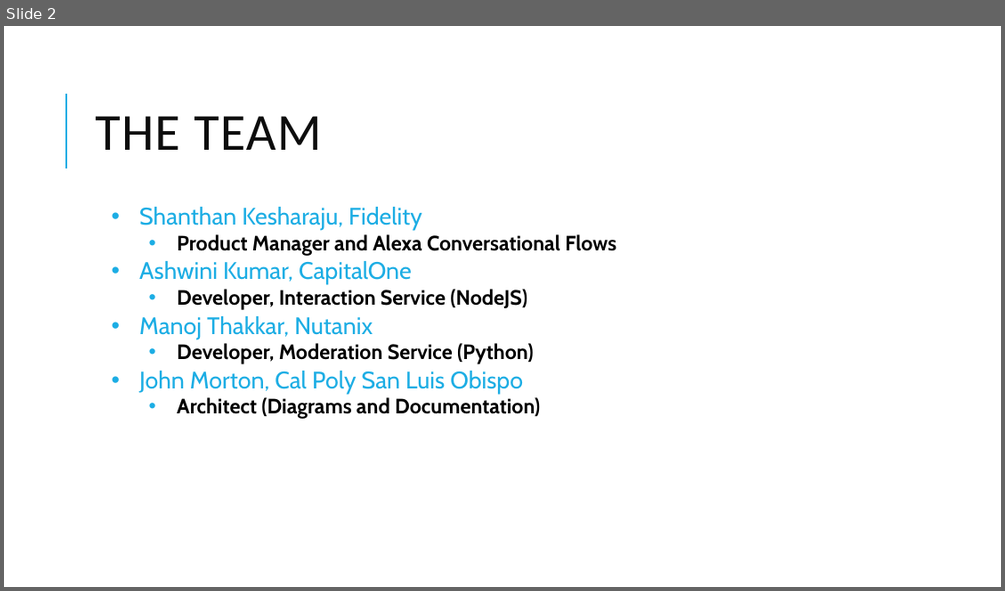
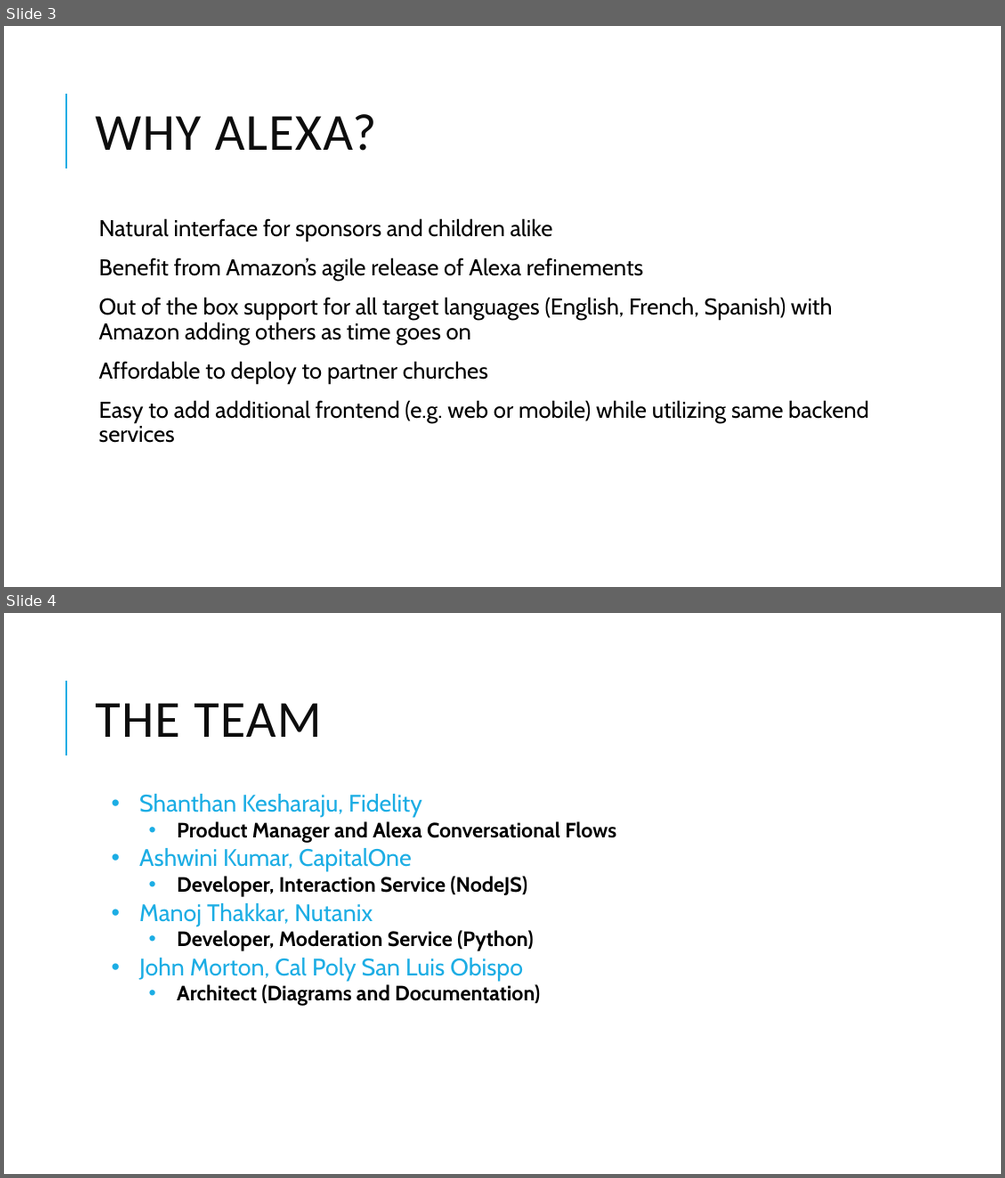
Before and after one commit to ashwiniverma/NonProfitCompassion, a slide deck: presentation.pptx. Shown one above the other, each under a label of ours: slide 2 before the commit, slides 3 and 4 after it. The pictures are 1005x591 and 1005x1178 pixels, drawn with LibreOffice and Linux fonts; fonts in the diff are those of the drawing. Boxes give left, top, right and bottom in pixels: in the first picture for what was removed or moved away, otherwise in the second. Text is boxed around its words. In the diff, an @@ line names an element or a change of style, - is before the commit and + after.

```diff
--- a/presentation.pptx
+++ b/presentation.pptx
@@ slide 3 added at <box>4,26,1001,587</box>, background #FFFFFF; not listed: 1 template element that a slide beside it also shows @@
@@ title added at <box>95,114,377,151</box>, 50 pt, text #0D0D0D @@
+WHY ALEXA?
@@ text added at <box>99,218,869,443</box>, 22 pt, text #000000 @@
+  Natural interface for sponsors and children alike
+  Benefit from Amazon’s agile release of Alexa refinements
+  Out of the box support for all target languages (English, French, Spanish) with Amazon adding others as time goes on
+  Affordable to deploy to partner churches
+  Easy to add additional frontend (e.g. web or mobile) while utilizing same backend services
@@ what was slide 2 is now slide 4 @@
```
Also in this commit, not shown: 1 other slide added, 1 other file.
